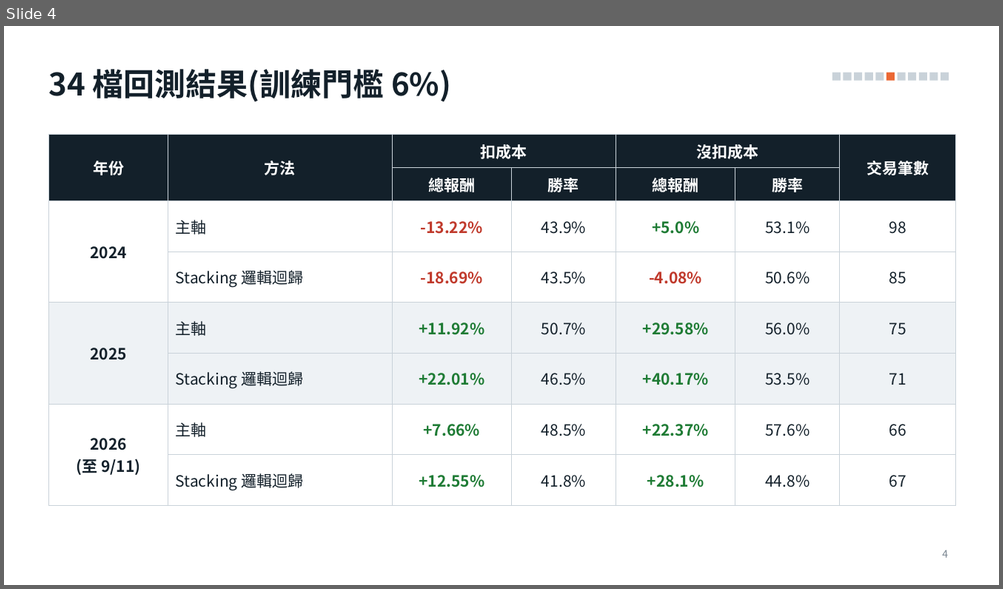
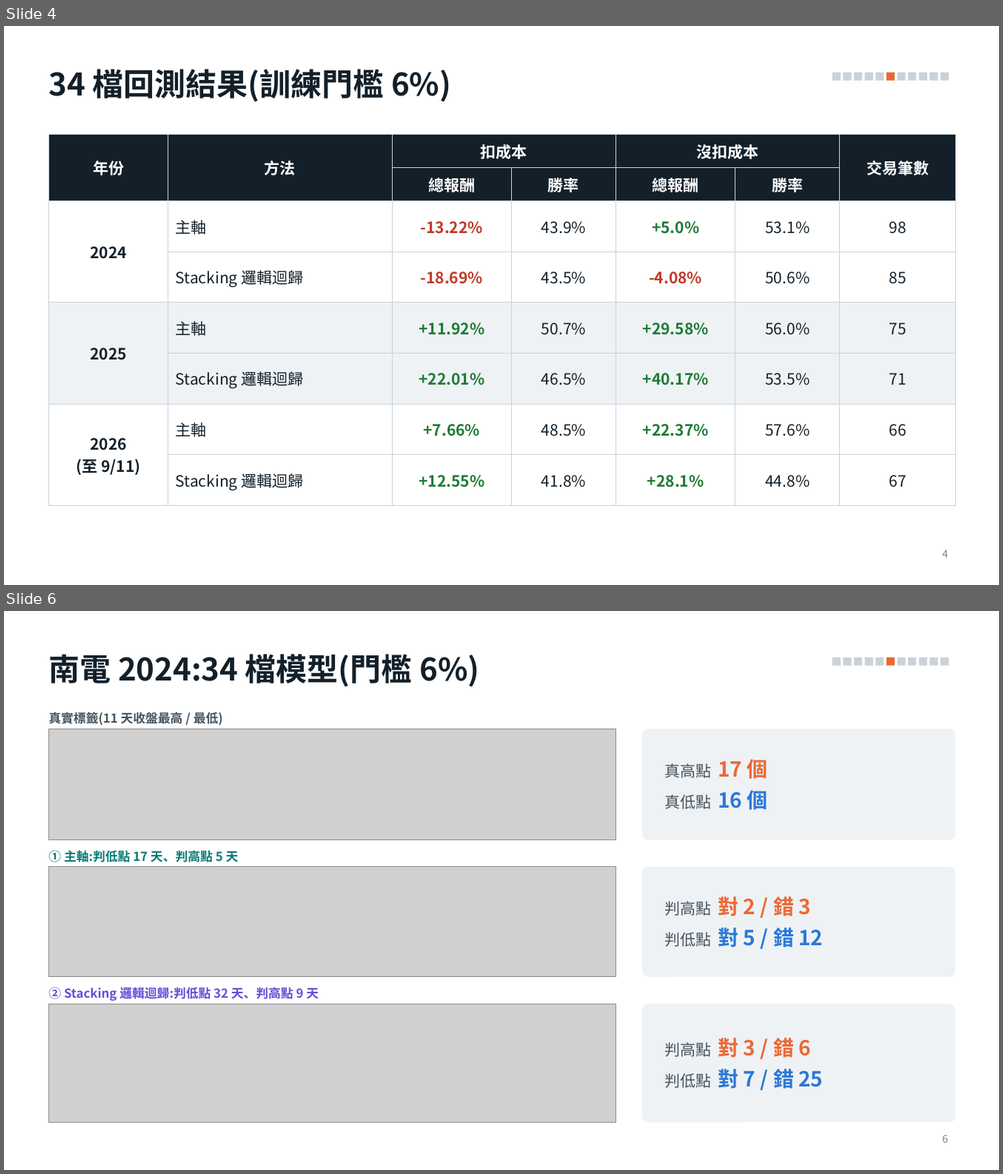
Before and after one commit to alextixu/fcukproject, a slide deck: method_kline_peak/report/kline_peak_report.pptx. Shown one above the other, each under a label of ours: slide 4 before the commit, slides 4 and 6 after it; the slides between them are not shown. The pictures are 1003x589 and 1003x1174 pixels, drawn with LibreOffice and Linux fonts; fonts in the diff are those of the drawing; grey boxes stand for pictures. Boxes give left, top, right and bottom in pixels: in the first picture for what was removed or moved away, otherwise in the second. Text is boxed around its words. In the diff, an @@ line names an element or a change of style, - is before the commit and + after.

```diff
--- a/method_kline_peak/report/kline_peak_report.pptx
+++ b/method_kline_peak/report/kline_peak_report.pptx
@@ slide 6 added at box(4, 611, 999, 1170), background #FFFFFF; not listed: 11 template elements that a slide beside it also shows @@
@@ title added at box(48, 654, 479, 687), 30 pt, text #13202A, bold @@
+南電 2024:34 檔模型(門檻 6%)
@@ text added at box(48, 712, 223, 725), 12 pt, text #47545F, bold @@
+真實標籤(11 天收盤最高 / 最低)
@@ picture added at box(48, 729, 616, 840) @@
@@ rounded rectangle added at box(642, 729, 956, 840), fill #EEF2F5 @@
@@ text added at box(664, 759, 768, 810), 15 pt, text #47545F @@
+真高點 17 個
+真低點 16 個
@@ text added at box(48, 850, 239, 863), 12 pt, text #0B7A75, bold @@
+① 主軸:判低點 17 天、判高點 5 天
@@ picture added at box(48, 867, 616, 977) @@
@@ rounded rectangle added at box(642, 867, 956, 977), fill #EEF2F5 @@
@@ text added at box(664, 897, 822, 948), 20 pt, text #47545F, bold @@
+判高點 對 2 / 錯 3
+判低點 對 5 / 錯 12
@@ text added at box(48, 987, 318, 1001), 12 pt, text #6250D6, bold @@
+② Stacking 邏輯迴歸:判低點 32 天、判高點 9 天
@@ picture added at box(48, 1004, 616, 1123) @@
@@ rounded rectangle added at box(642, 1004, 956, 1123), fill #EEF2F5 @@
@@ text added at box(664, 1038, 822, 1089), 20 pt, text #47545F, bold @@
+判高點 對 3 / 錯 6
+判低點 對 7 / 錯 25
@@ page number added at box(942, 1135, 948, 1143), 10 pt, text #7A8691 @@
+6
```
Also in this commit, not shown: 3 slides changed, 4 other slides added, 1 slide removed, 13 other files.
